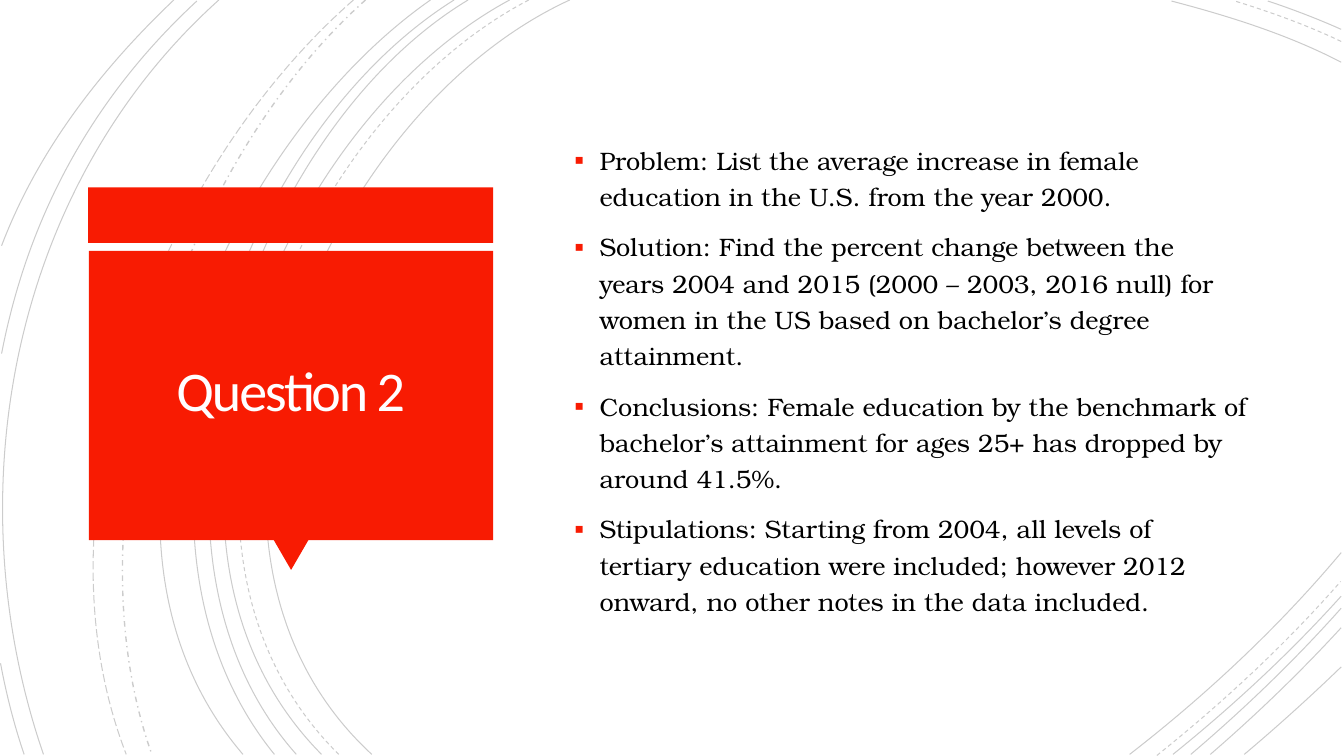
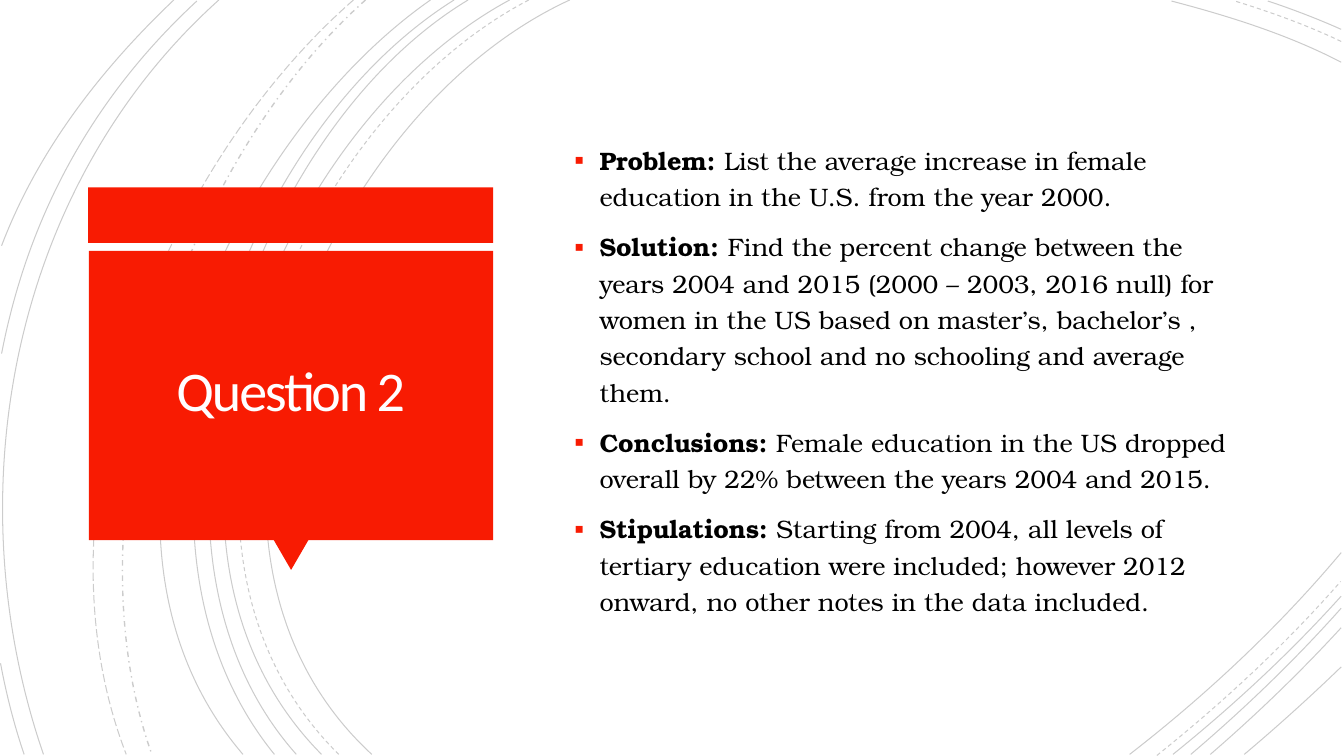
Before and after one commit to cordellsl/Project2, a slide deck: slide 5 of Project 2 Presentation.pptx. Drawn at 1344x756 pixels with LibreOffice and Linux fonts; fonts in the diff are those of the drawing. Boxes give left, top, right and bottom in pixels: in the first picture for what was removed or moved away, otherwise in the second. Text is boxed around its words. In the diff, an @@ line names an element or a change of style, - is before the commit and + after.

```diff
--- a/Project 2 Presentation.pptx
+++ b/Project 2 Presentation.pptx
@@ text at <box>600,151,1185,614</box>: bold on in "Problem:", "Stipulations:" @@
@@ text at <box>600,236,1226,494</box>: text changed @@
-▪ Solution: Find the percent change between the years 2004 and 2015 (2000 – 2003, 2016 null) for women in the US based on bachelor’s degree attainment.
-▪ Conclusions: Female education by the benchmark of bachelor’s attainment for ages 25+ has dropped by around 41.5%.
+▪ Solution: Find the percent change between the years 2004 and 2015 (2000 – 2003, 2016 null) for women in the US based on master’s, bachelor’s , secondary school and no schooling and average them.
+▪ Conclusions: Female education in the US dropped overall by 22% between the years 2004 and 2015.
```
Also in this commit, not shown: 4 other slides changed.
